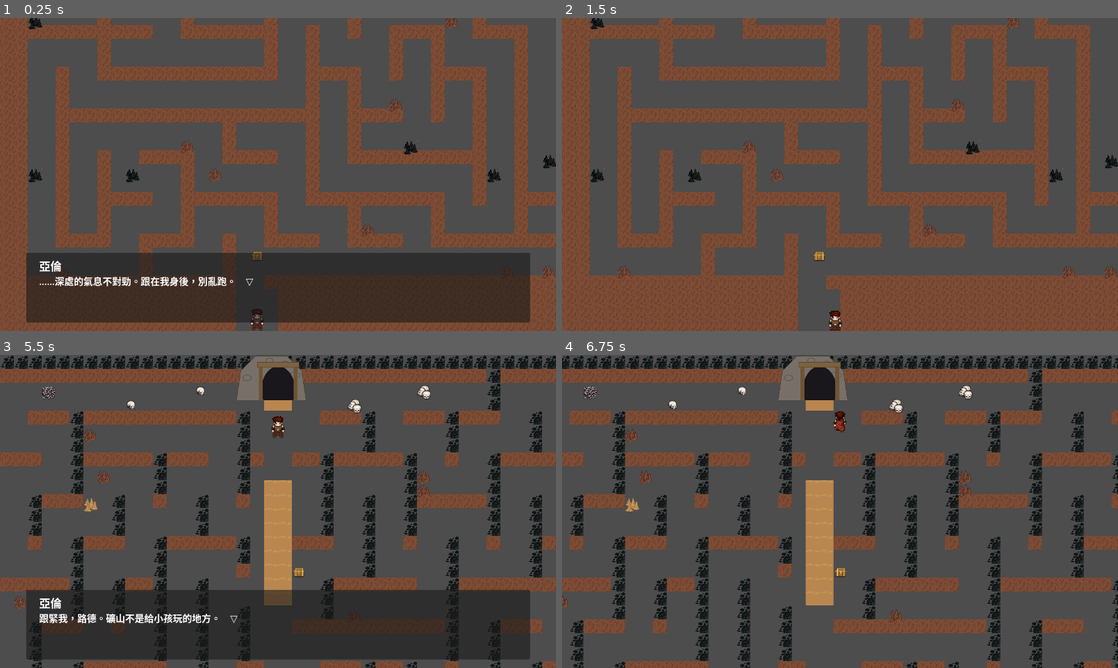
Above: before the commit, frames 1-4 (two rows, left to right).
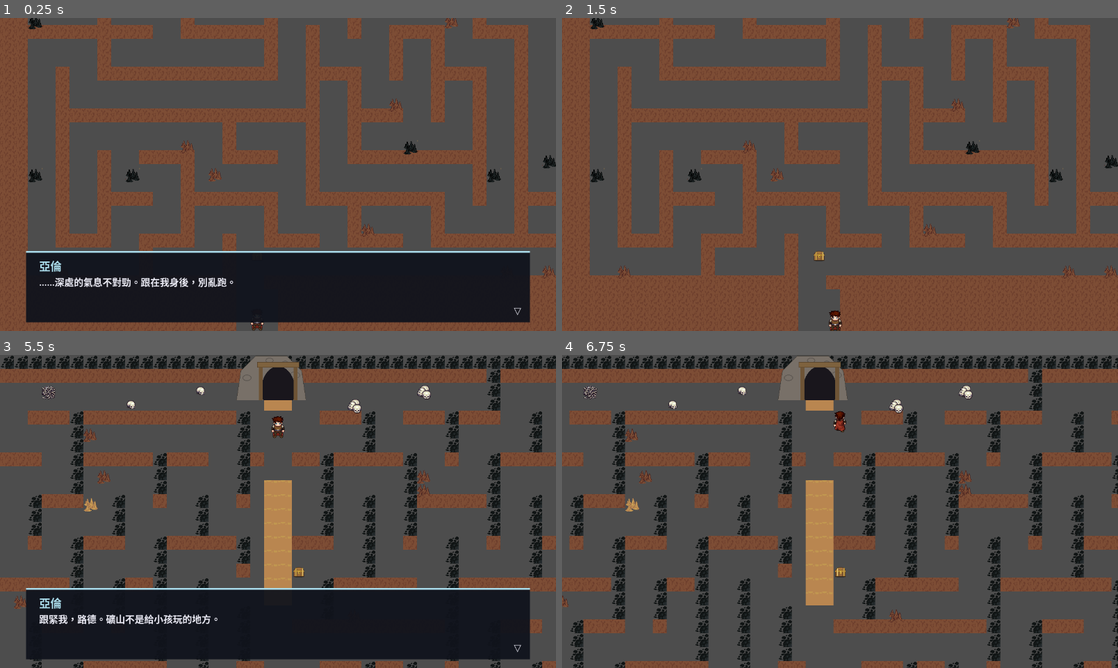
Above: after the commit, the same moments.

Repository: Johndgnzj/godot-crystal-tales
Game: Godot game, scene res://scenes/world/cave.tscn
Same seed, same stepped clock (60 frames per second), same inputs: the game is played once before the commit and once after it. This scene is started directly instead of the project's main scene.
Inputs (mouse positions are in pixels of both pictures, inside the frame that each line leads up to):
- Up to frame 1 (0.25 s): no input
- Up to frame 2 (1.5 s): tap Enter (ui_accept) at 0.5 s; move the mouse to (962, 158) at 0.52 s; hold Right (move_right) 0.53-1.28 s; hold Enter (ui_accept) 0.53-1.28 s; click (962, 158) at 0.67 s; move the mouse to (728, 190) at 1.27 s; hold Down (move_down) from 1.28 s (still down); tap A (battle_auto) at 1.35 s; click (728, 190) at 1.42 s
- Up to frame 3 (5.5 s): tap Enter (ui_accept) at 1.52, 1.55, 1.82, 2, 3.02, 3.05, 3.32, 4.35, 4.52, 4.82, 5 s; move the mouse to (333, 442) at 2.02 s; release Down (move_down) at 2.03 s; hold Right (move_right) 2.03-2.78 s; hold Enter (ui_accept) 2.03-2.78 s; tap 2 (stat_agi) at 2.1 s; click (333, 442) at 2.17 s; move the mouse to (250, 574) at 2.77 s; hold Up (move_up) 2.78-3.53 s; tap 3 (stat_int) at 2.85 s; click (250, 574) at 2.92 s; move the mouse to (444, 558) at 3.52 s; hold Enter (ui_accept) 3.53-4.28 s; hold Left (move_left) 3.53-5.03 s; tap 1 (stat_str) at 3.6 s; click (444, 558) at 3.67 s; move the mouse to (111, 464) at 4.27 s; click (111, 464) at 4.42 s; move the mouse to (305, 511) at 5.02 s; hold Down (move_down) from 5.03 s (still down); hold Enter (ui_accept) from 5.03 s (still down); tap A (battle_auto) at 5.1 s; click (305, 511) at 5.17 s
- Up to frame 4 (6.75 s): move the mouse to (756, 433) at 5.77 s; release Down (move_down) at 5.78 s; release Enter (ui_accept) at 5.78 s; hold Right (move_right) 5.78-6.53 s; tap 2 (stat_agi) at 5.85 s; click (756, 433) at 5.92 s; tap Enter (ui_accept) at 6.02, 6.05, 6.32 s; move the mouse to (962, 495) at 6.52 s; hold Up (move_up) from 6.53 s (still down); hold Enter (ui_accept) from 6.53 s (still down); tap 3 (stat_int) at 6.6 s; click (962, 495) at 6.67 s

The runs differ from the first frame. In frame 1, 20% of the frame differs, in the area x 4-96%, y 74-98%; in frame 2, nothing differs; in frame 3, 18%; in frame 4, nothing differs.

Commit message:
MOD-D：對話框視覺換裝（套 ui_theme，保持 signal/路徑相容）
沿用 DialogueSystem 既有 signal 訂閱（dialogue/cutscene started/line_changed/ended），場景
路徑 res://scenes/ui/dialogue_box.tscn 與根節點 CanvasLayer 不變——world_scene/MOD-H 的
instance 引用不受影響。只換內部節點結構與視覺：ui_theme 面板底、accent 青名字、底部框＋▽ 推進符。
推進輸入維持 event 式（ui_accept＋滑鼠＋觸控點按）。

Co-Authored-By: Claude Fable 5 <noreply@anthropic.com>
Claude-Session: https://claude.ai/code/session_014brHQydDzF4WYgZFXAL1Ww

Diff:
--- a/godot-project/scenes/ui/dialogue_box.gd
+++ b/godot-project/scenes/ui/dialogue_box.gd
@@ -1,22 +1,25 @@
 extends CanvasLayer
-## dialogue_box.tscn 的控制腳本 —— MOD-A 的最簡陋堪用版對話框。
+## dialogue_box.tscn 的控制腳本 —— 對話框 UI。
 ##
-## 只做「顯示說話者名字/台詞、逐句推進」，沒有美術（面板/立繪/淡入淡出），對應 CLAUDE.md 對 MOD-A
-## 的指示「簡陋版即可，MOD-D 之後會換裝」與 TASKS/11_並行協作規則.md 衝突矩陣「MOD-A 若比 MOD-D
-## 早完工，可先做最簡陋版本頂著，之後由 MOD-D 換裝」。
+## 由 MOD-A 建立的最簡陋堪用版，MOD-D 在此做「視覺換裝」：套用 ui_theme（統一面板底/accent 青名字）、
+## 加上底部面板框與推進指示符（▽）。**對外契約完全不變**（見 TASKS/04_選單UI.md 開工前說明）：
+## - 場景路徑維持 res://scenes/ui/dialogue_box.tscn（world_scene.tscn/MOD-H 以 instance 引用）。
+## - 根節點仍是 CanvasLayer。
+## - 仍純粹訂閱 DialogueSystem 的既有 signal（dialogue_started/line_changed/ended、
+##   cutscene_started/line_changed/ended）來更新畫面，不碰 DialogueSystem 內部狀態、不改其介面。
+## 只有內部節點結構與視覺換新（MOD-A 檔頭與 01_對話劇情.md 都明示 MOD-D 可直接重做節點結構）。
 ##
-## 純粹訂閱 DialogueSystem 的 signal 來更新畫面／決定顯示與否，不直接碰 DialogueSystem 的內部狀態，
-## 也不假設呼叫端有 InputBridge（CORE-6 尚未完成）——推進輸入直接用 Godot 內建 `ui_accept` action
-## 與滑鼠/觸控點按，之後 CORE-6 做好可以在這裡換成 InputBridge.is_action_hit() 等價呼叫，不影響
-## DialogueSystem 那一側的介面。
+## 推進輸入維持 event 驅動（ui_accept＋滑鼠左鍵＋觸控點按），涵蓋 InputBridge 沒有處理的滑鼠/觸控點按；
+## 對話推進在 GDevelop 版本來就吃「點畫面任一處」，故保留 _unhandled_input 事件式判斷。
 
-@onready var _panel: Panel = $Panel
-@onready var _speaker_label: Label = $Panel/SpeakerLabel
-@onready var _text_label: Label = $Panel/TextLabel
+@onready var _box: Control = $Box
+@onready var _speaker_label: Label = $Box/SpeakerLabel
+@onready var _text_label: Label = $Box/TextLabel
 
 
 func _ready() -> void:
-	_panel.visible = false
+	_box.visible = false
+	_speaker_label.add_theme_color_override("font_color", _box.get_theme_color("accent", "CQ"))
 	DialogueSystem.dialogue_started.connect(_on_started)
 	DialogueSystem.dialogue_line_changed.connect(_on_line_changed)
 	DialogueSystem.dialogue_ended.connect(_on_ended)
@@ -41,23 +44,23 @@
 
 
 func _on_started(_npc_id: String, _entry: DialogueEntry) -> void:
-	_panel.visible = true
+	_box.visible = true
 
 
 func _on_cutscene_started(_cut_id: String) -> void:
-	_panel.visible = true
+	_box.visible = true
 	_speaker_label.visible = false  # 過場旁白（speaker==""）常見，line_changed 會再依內容切回顯示
 
 
 func _on_line_changed(speaker: String, text: String) -> void:
 	_speaker_label.visible = speaker != ""
 	_speaker_label.text = speaker
-	_text_label.text = text + "　▽"   # ▽ 對應 build_cq2.py 逐句推進提示符（L1680/L1752）
+	_text_label.text = text
 
 
 func _on_ended(_npc_id: String) -> void:
-	_panel.visible = false
+	_box.visible = false
 
 
 func _on_cutscene_ended(_cut_id: String) -> void:
-	_panel.visible = false
+	_box.visible = false
--- a/godot-project/scenes/ui/dialogue_box.tscn
+++ b/godot-project/scenes/ui/dialogue_box.tscn
@@ -1,29 +1,58 @@
-[gd_scene load_steps=2 format=3]
+[gd_scene load_steps=3 format=3]
 
 [ext_resource type="Script" path="res://scenes/ui/dialogue_box.gd" id="1"]
+[ext_resource type="Theme" path="res://resources/ui_theme.tres" id="2"]
 
 [node name="DialogueBox" type="CanvasLayer"]
+layer = 12
 script = ExtResource("1")
 
-[node name="Panel" type="Panel" parent="."]
+[node name="Box" type="Control" parent="."]
+layout_mode = 3
+anchors_preset = 15
+anchor_right = 1.0
+anchor_bottom = 1.0
+theme = ExtResource("2")
+mouse_filter = 2
+
+[node name="Frame" type="ColorRect" parent="Box"]
 offset_left = 60.0
-offset_top = 540.0
+offset_top = 536.0
 offset_right = 1220.0
 offset_bottom = 700.0
+color = Color(0.0627, 0.0745, 0.1098, 0.94)
+mouse_filter = 2
 
-[node name="SpeakerLabel" type="Label" parent="Panel"]
-offset_left = 30.0
-offset_top = 10.0
-offset_right = 500.0
-offset_bottom = 40.0
+[node name="Accent" type="ColorRect" parent="Box"]
+offset_left = 60.0
+offset_top = 536.0
+offset_right = 1220.0
+offset_bottom = 540.0
+color = Color(0.6667, 0.8627, 0.9216, 1)
+mouse_filter = 2
+
+[node name="SpeakerLabel" type="Label" parent="Box"]
+offset_left = 90.0
+offset_top = 550.0
+offset_right = 700.0
+offset_bottom = 584.0
 theme_override_font_sizes/font_size = 26
 text = ""
 
-[node name="TextLabel" type="Label" parent="Panel"]
-offset_left = 30.0
-offset_top = 48.0
-offset_right = 1130.0
-offset_bottom = 152.0
+[node name="TextLabel" type="Label" parent="Box"]
+offset_left = 90.0
+offset_top = 590.0
+offset_right = 1190.0
+offset_bottom = 688.0
 theme_override_font_sizes/font_size = 22
 autowrap_mode = 3
 text = ""
+
+[node name="Advance" type="Label" parent="Box"]
+offset_left = 1150.0
+offset_top = 660.0
+offset_right = 1200.0
+offset_bottom = 694.0
+theme_override_font_sizes/font_size = 22
+horizontal_alignment = 2
+text = "▽"
